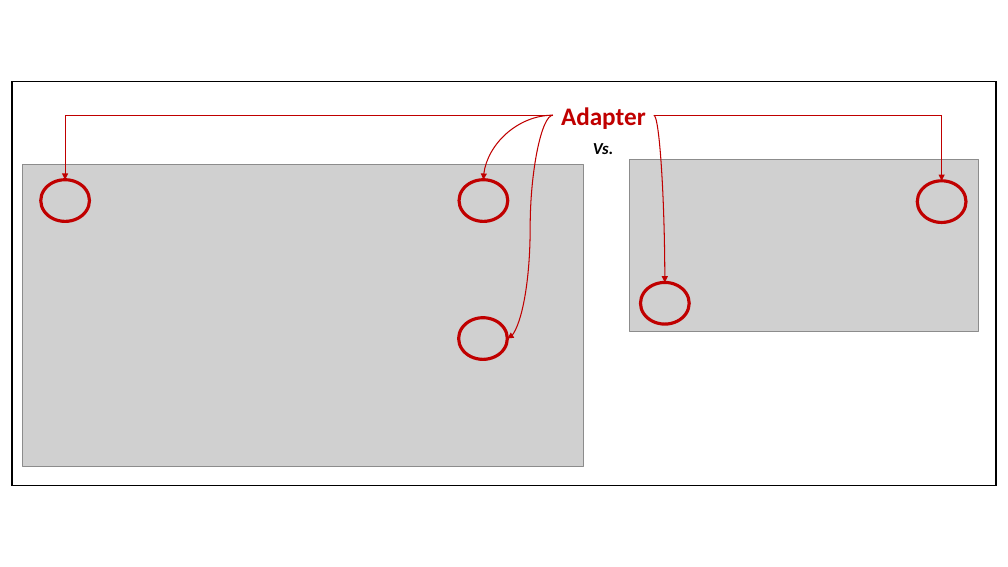
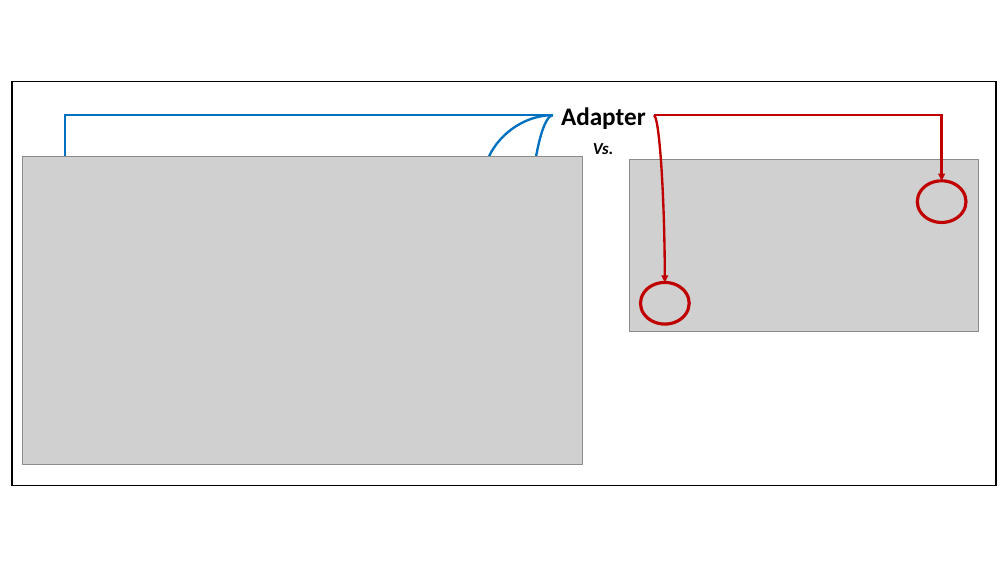
Before and after one commit to hhko/beyondcode, a slide deck: slide 23 of README.pptx (slide 20 before the commit). Drawn at 1008x567 pixels with LibreOffice and Linux fonts; fonts in the diff are those of the drawing; grey boxes stand for pictures. Boxes give left, top, right and bottom in pixels: in the first picture for what was removed or moved away, otherwise in the second. Text is boxed around its words. In the diff, an @@ line names an element or a change of style, - is before the commit and + after.

```diff
--- a/README.pptx
+++ b/README.pptx
@@ elbow arrow (553, 115) - (65, 180): stroke #C00000 1 pt to #0070C0 2.25 pt @@
@@ curved arrow (553, 115) - (483, 180): stroke #C00000 1 pt to #0070C0 2.25 pt @@
@@ curved arrow (553, 115) - (507, 339): stroke #C00000 1 pt to #0070C0 2.25 pt @@
@@ text "Adapter" at (561, 107, 646, 129): text colour #C00000 to #000000 @@
@@ elbow arrow (654, 115) - (942, 181): stroke #C00000 1 pt to #C00000 2.25 pt @@
@@ curved arrow (654, 115) - (665, 283): stroke #C00000 1 pt to #C00000 2.25 pt @@
@@ picture: place and size @@
-picture at (23, 164, 583, 466)
+picture at (23, 157, 583, 465)
@@ ellipse removed at (41, 180, 89, 222) @@
@@ ellipse removed at (459, 180, 507, 222) @@
@@ ellipse removed at (459, 318, 507, 359) @@
```
Also in this commit, not shown: 7 other slides changed, 3 slides added, 11 other files.
